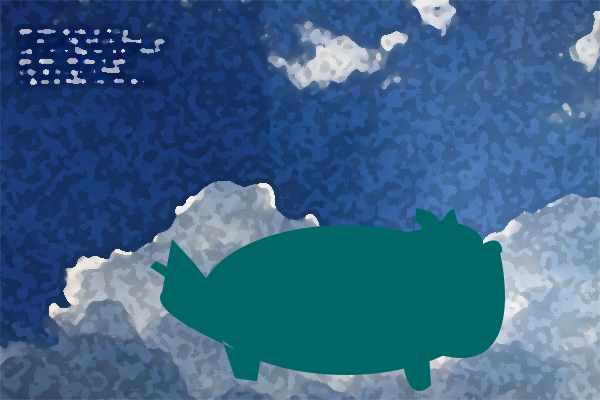
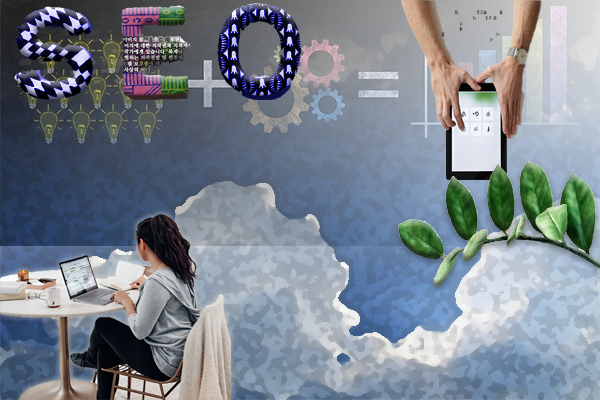
Revision of a layered 600px x 400px image; what changed, layer by layer:
hid "Shape 3" over [150, 261, 169, 277]
hid "Shape 2" over [160, 239, 431, 391]
hid "Shape 1" over [331, 223, 505, 358]
hid "Ellipse 1", painted on it over [200, 208, 491, 375]
added layer "Layer 2" above "Layer 3" over [0, 214, 231, 400]
added layer "Layer 3" above "Layer 1" over [14, 3, 301, 100]
added layer "Layer 1" above "Layer 4" over [396, 160, 600, 289]
added layer "Layer 4" above "1급-13" over [400, 0, 542, 180]
painted on "1급-13", masked it over [0, 0, 600, 400]
added layer "1급-12" (overlay) above "Background" over [0, 0, 600, 246]
hid "Background" over [0, 0, 600, 400]
